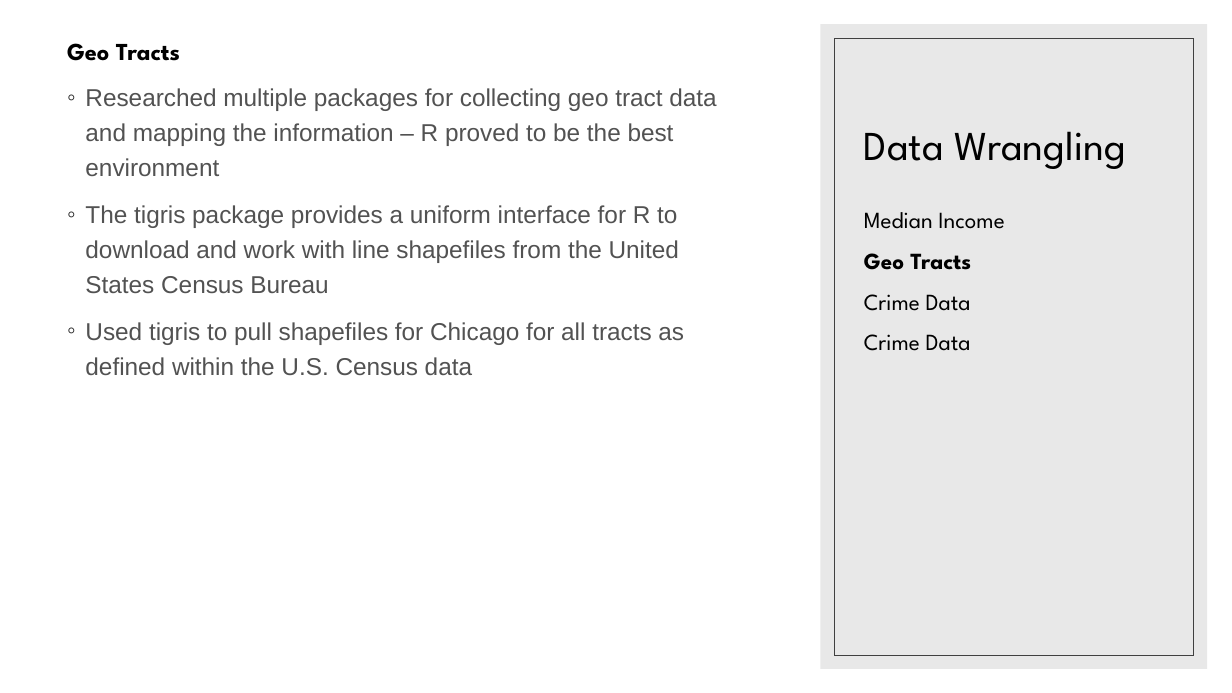
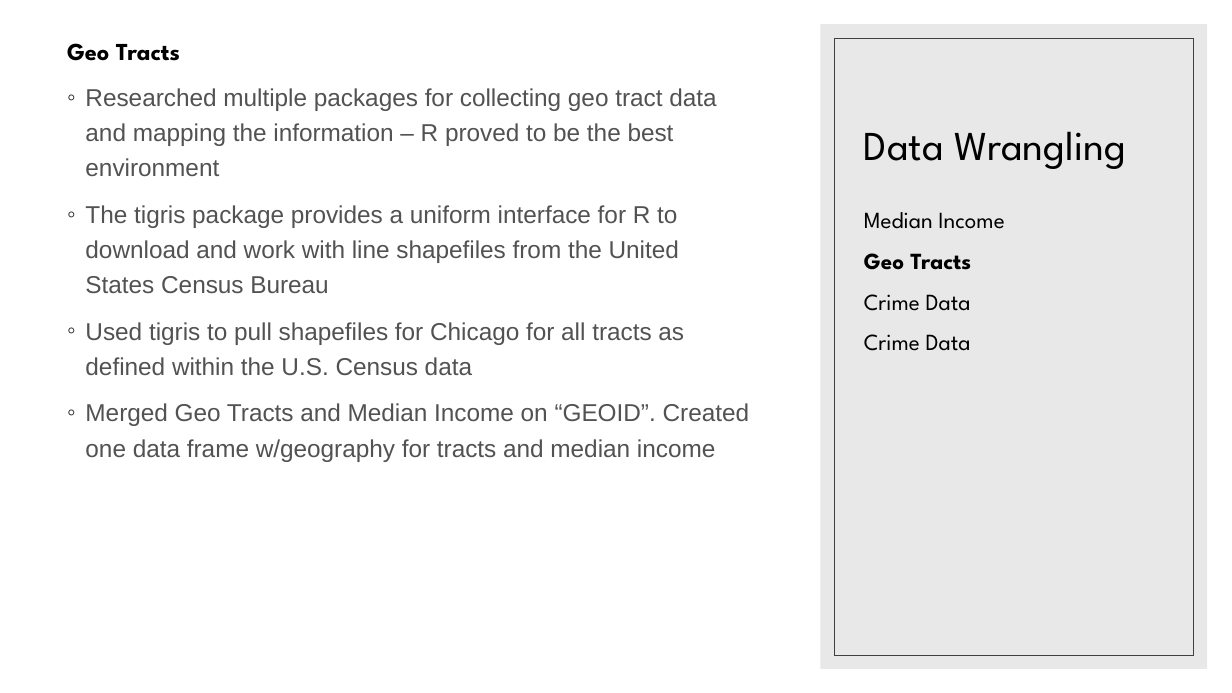
Before and after one commit to bsitati/Comparing-Annual-Median-Income-and-Annual-Crimes-in-Chicago, a slide deck: slide 6 of Files/Project_II.pptx. Drawn at 1232x693 pixels with LibreOffice and Linux fonts; fonts in the diff are those of the drawing. Boxes give left, top, right and bottom in pixels: in the first picture for what was removed or moved away, otherwise in the second. Text is boxed around its words. In the diff, an @@ line names an element or a change of style, - is before the commit and + after.

```diff
--- a/Files/Project_II.pptx
+++ b/Files/Project_II.pptx
@@ text at <box>85,403,750,462</box>: paragraph added @@
+◦ Merged Geo Tracts and Median Income on “GEOID”. Created one data frame w/geography for tracts and median income
```
Also in this commit, not shown: 7 other slides changed, 1 slide added.
